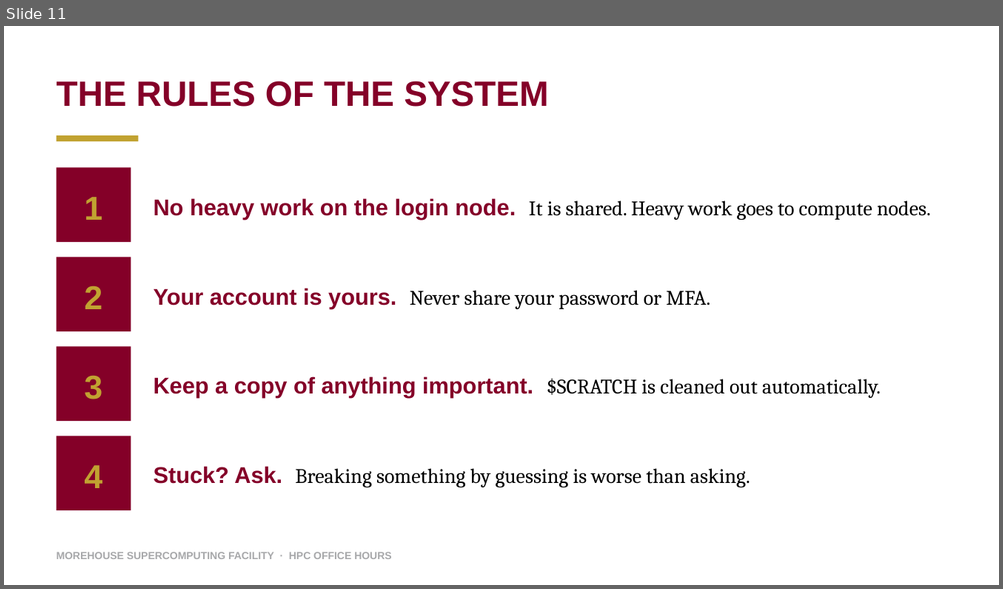
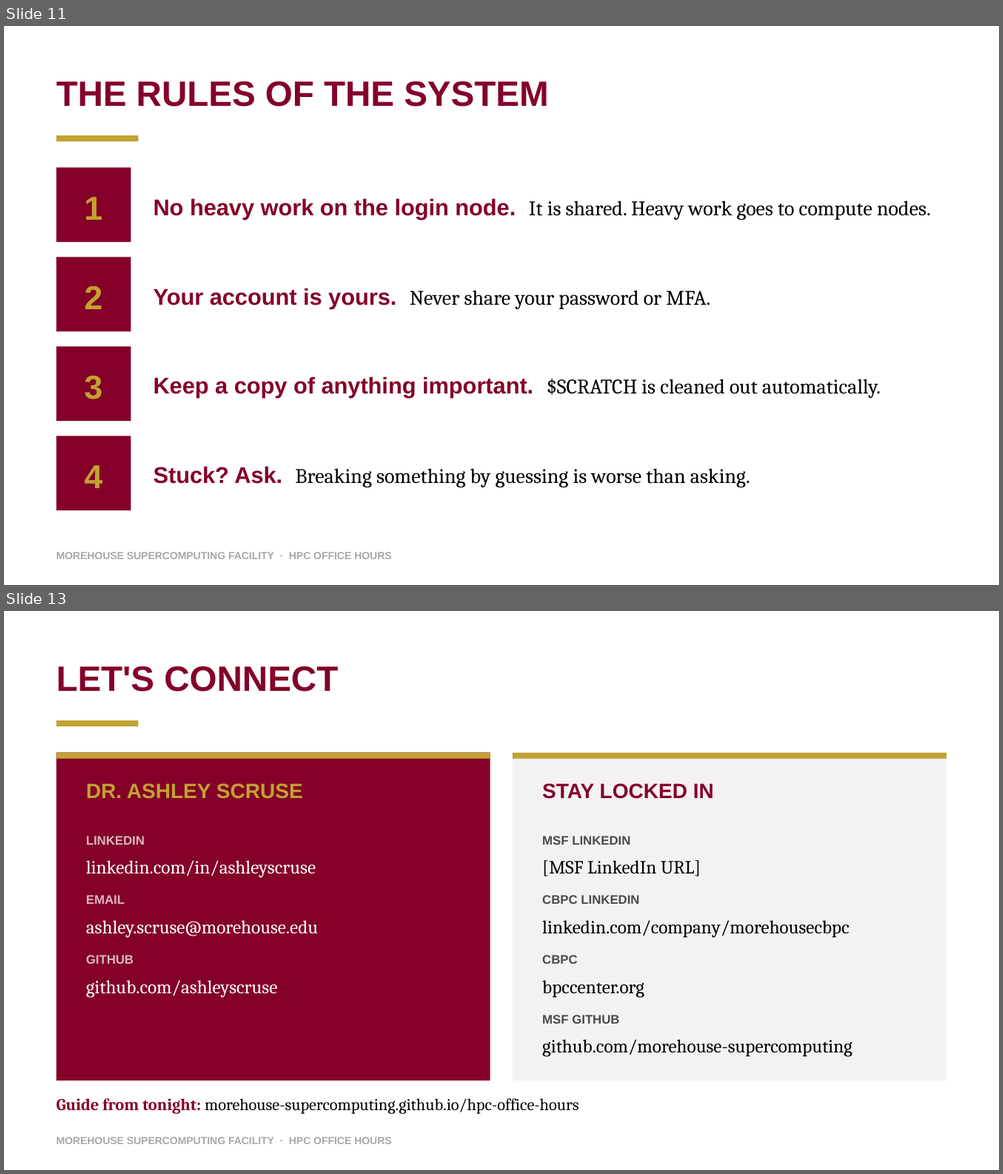
Before and after one commit to morehouse-supercomputing/hpc-office-hours, a slide deck: slides/hpc-office-hours.pptx. Shown one above the other, each under a label of ours: slide 11 before the commit, slides 11 and 13 after it; the slides between them are not shown. The pictures are 1003x589 and 1003x1174 pixels, drawn with LibreOffice and Linux fonts; fonts in the diff are those of the drawing. Boxes give left, top, right and bottom in pixels: in the first picture for what was removed or moved away, otherwise in the second. Text is boxed around its words. In the diff, an @@ line names an element or a change of style, - is before the commit and + after.

Commit message:
Expand what's next slide; add let's connect slide

```diff
--- a/slides/hpc-office-hours.pptx
+++ b/slides/hpc-office-hours.pptx
@@ slide 13 added at bbox=[4, 611, 999, 1170], background #FFFFFF @@
@@ text added at bbox=[57, 666, 338, 692], 34 pt, text #840028, bold @@
+LET'S CONNECT
@@ rectangle added at bbox=[57, 721, 138, 726], fill #C1A231 @@
@@ rectangle added at bbox=[57, 753, 490, 1081], fill #840028 @@
@@ rectangle added at bbox=[57, 753, 490, 759], fill #C1A231 @@
@@ rectangle added at bbox=[513, 753, 947, 1081], fill #F4F1F2 @@
@@ rectangle added at bbox=[513, 753, 947, 759], fill #C1A231 @@
@@ text added at bbox=[86, 783, 303, 799], 20 pt, text #C1A231, bold @@
+DR. ASHLEY SCRUSE
@@ text added at bbox=[542, 783, 714, 799], 20 pt, text #840028, bold @@
+STAY LOCKED IN
@@ text added at bbox=[86, 836, 145, 845], 12 pt, text #D8B8C2, bold @@
+LINKEDIN
@@ text added at bbox=[542, 836, 630, 845], 12 pt, text #4A4A4A, bold @@
+MSF LINKEDIN
@@ text added at bbox=[86, 860, 316, 878], 18 pt, text #FFFFFF @@
+linkedin.com/in/ashleyscruse
@@ text added at bbox=[542, 860, 700, 877], 18 pt, text #000000 @@
+[MSF LinkedIn URL]
@@ text added at bbox=[86, 895, 125, 904], 12 pt, text #D8B8C2, bold @@
+EMAIL
@@ text added at bbox=[542, 895, 639, 904], 12 pt, text #4A4A4A, bold @@
+CBPC LINKEDIN
@@ text added at bbox=[86, 920, 318, 938], 18 pt, text #FFFFFF @@
+ashley.scruse@morehouse.edu
@@ text added at bbox=[542, 920, 849, 938], 18 pt, text #000000 @@
+linkedin.com/company/morehousecbpc
@@ text added at bbox=[86, 955, 134, 964], 12 pt, text #D8B8C2, bold @@
+GITHUB
@@ text added at bbox=[542, 955, 578, 964], 12 pt, text #4A4A4A, bold @@
+CBPC
@@ text added at bbox=[86, 980, 278, 998], 18 pt, text #FFFFFF @@
+github.com/ashleyscruse
@@ text added at bbox=[542, 980, 644, 998], 18 pt, text #000000 @@
+bpccenter.org
@@ text added at bbox=[542, 1015, 619, 1024], 12 pt, text #4A4A4A, bold @@
+MSF GITHUB
@@ text added at bbox=[542, 1039, 852, 1057], 18 pt, text #000000 @@
+github.com/morehouse-supercomputing
@@ text added at bbox=[57, 1099, 578, 1114], 16 pt, text #000000 @@
+Guide from tonight: morehouse-supercomputing.github.io/hpc-office-hours
@@ text added at bbox=[57, 1137, 391, 1145], 10 pt, text #A7A8AA, bold @@
+MOREHOUSE SUPERCOMPUTING FACILITY · HPC OFFICE HOURS
```
Also in this commit, not shown: 1 other slide added, 1 slide removed, 1 other file.
